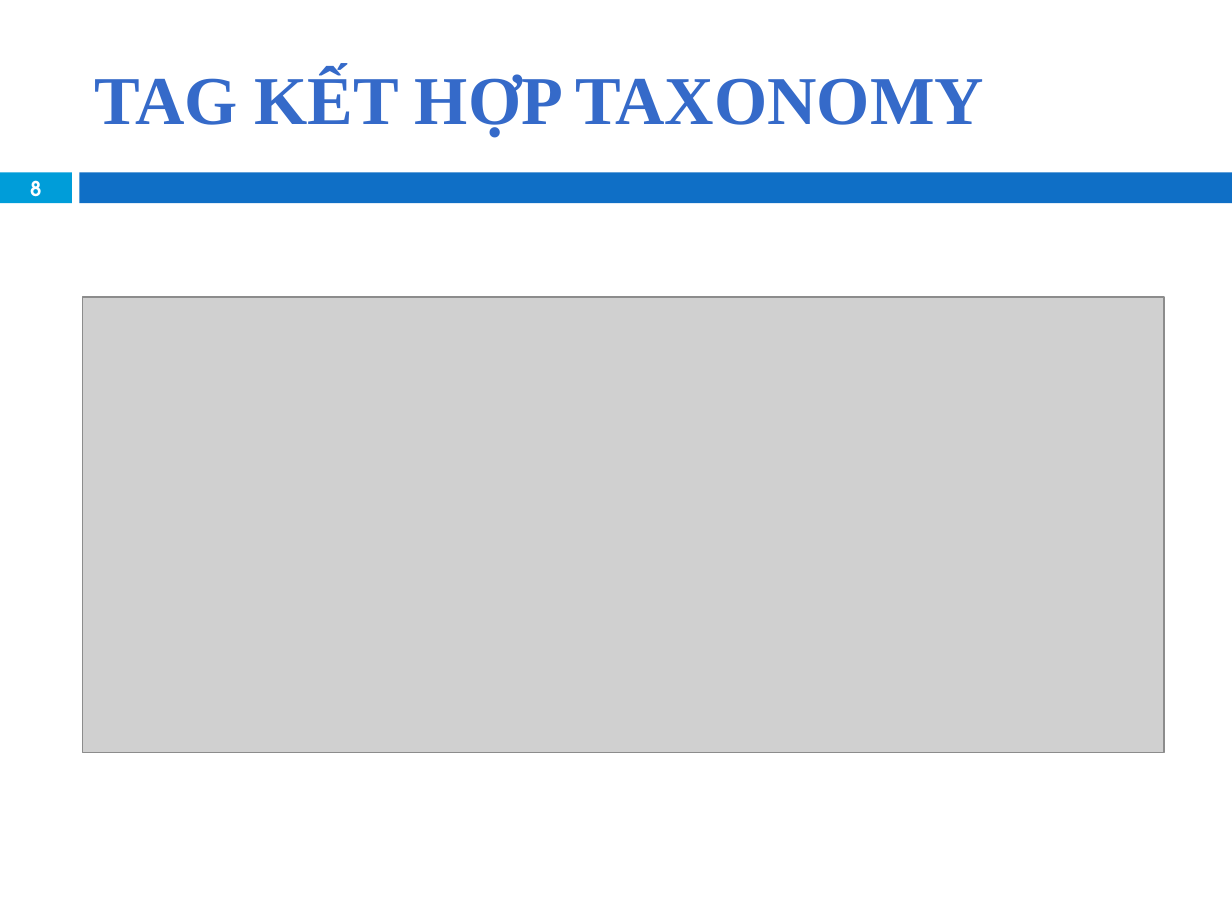
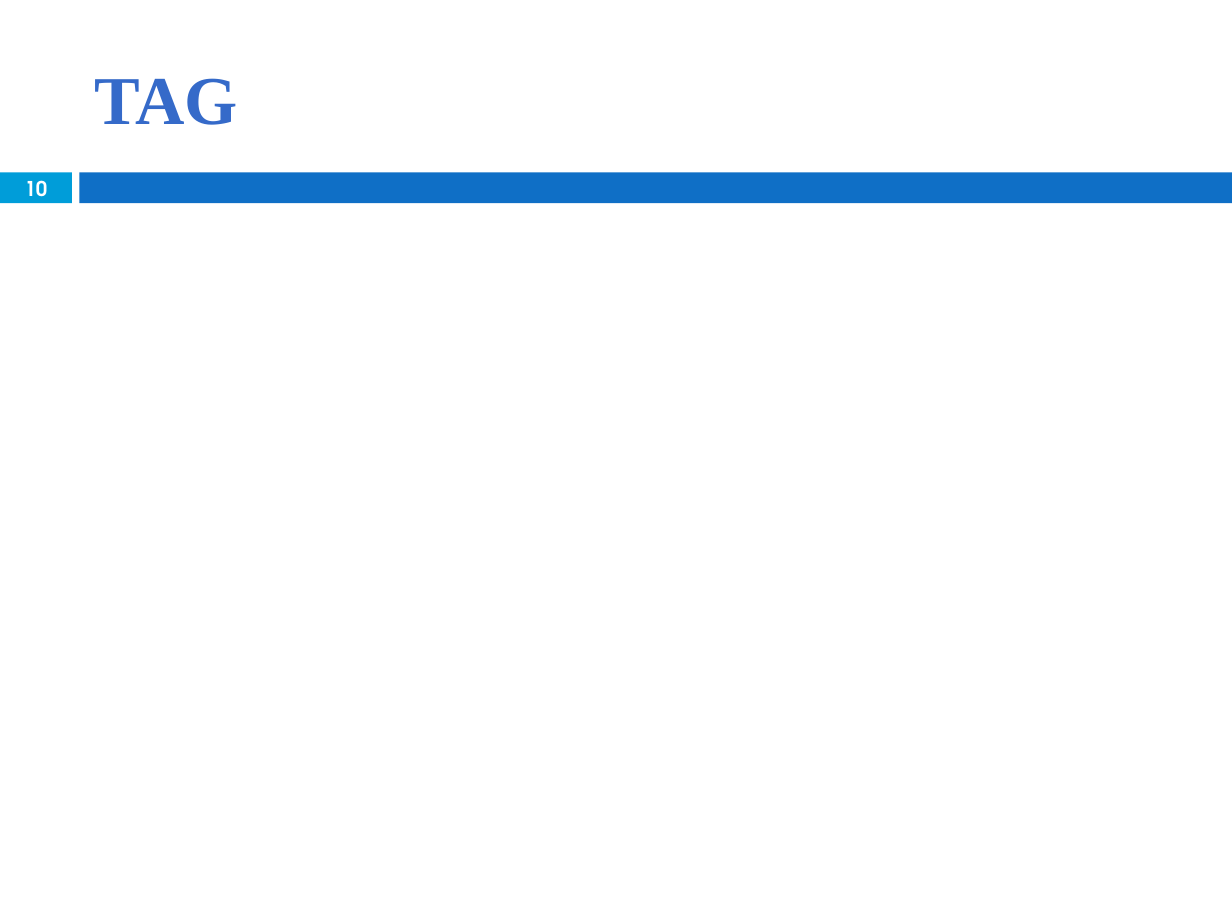
Before and after one commit to khanhduy94/jobzoom, a slide deck: slide 10 of Documents/JobZoom Presentation - Copy.pptx (slide 8 before the commit). Drawn at 1232x924 pixels with LibreOffice and Linux fonts; fonts in the diff are those of the drawing; grey boxes stand for pictures; background and template pictures are left out. Boxes give left, top, right and bottom in pixels: in the first picture for what was removed or moved away, otherwise in the second. Text is boxed around its words. In the diff, an @@ line names an element or a change of style, - is before the commit and + after.

```diff
--- a/Documents/JobZoom Presentation - Copy.pptx
+++ b/Documents/JobZoom Presentation - Copy.pptx
@@ title at [95, 78, 238, 125]: text changed @@
-TAG KẾT HỢP TAXONOMY
+TAG
@@ page number at [25, 180, 48, 204]: text changed @@
-8
+10
@@ picture removed at [83, 297, 1164, 753] @@
```
Also in this commit, not shown: 1 other slide changed, 3 slides added, 1 slide removed.
